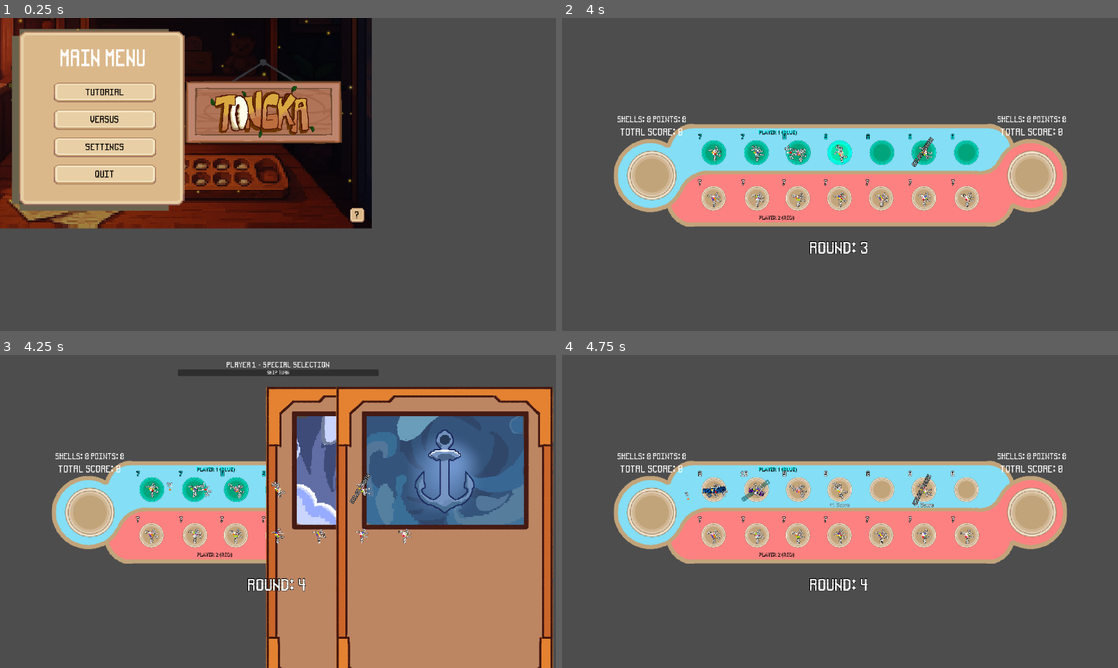
Above: before the commit, frames 1-4 (two rows, left to right).
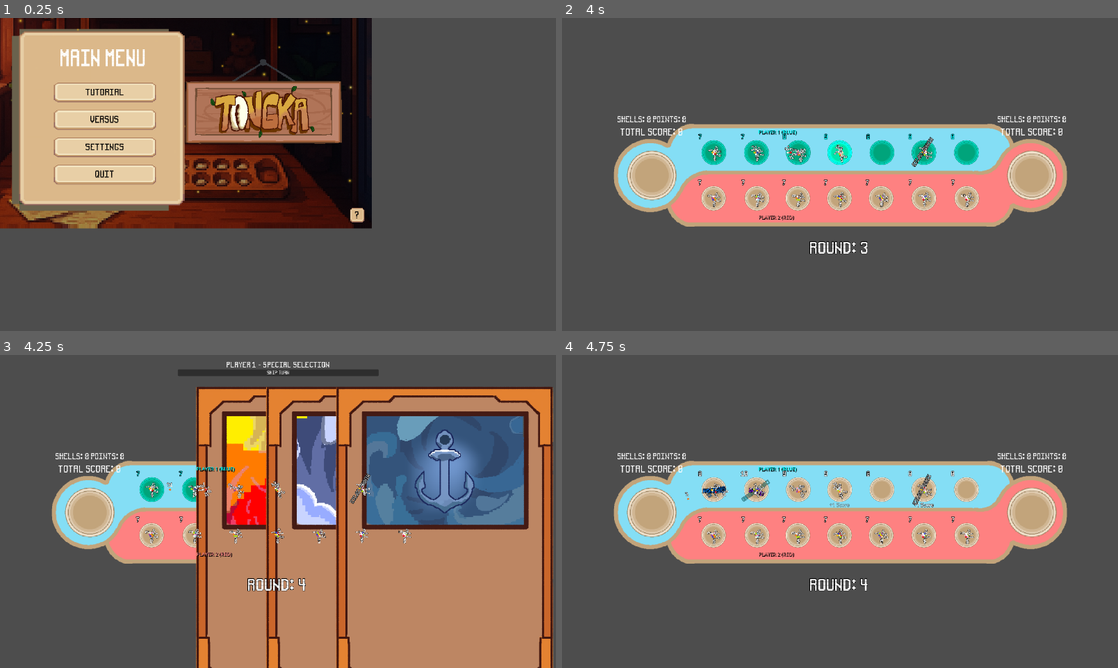
Above: after the commit, the same moments.

Repository: Hoplyman/GameHackathon-Achuuuspekoply
Game: Godot game, scene res://Main Menu/main_menu.tscn
Same seed, same stepped clock (60 frames per second), same inputs: the game is played once before the commit and once after it.
Inputs (mouse positions are in pixels of both pictures, inside the frame that each line leads up to):
- Up to frame 1 (0.25 s): no input
- Up to frame 2 (4 s): click "Versus" at 0.5 s; move the mouse to (967, 152) at 1.27 s; click (967, 152) at 1.42 s; move the mouse to (923, 152) at 2.02 s; click (923, 152) at 2.17 s; move the mouse to (884, 152) at 2.77 s; click (884, 152) at 2.92 s; move the mouse to (840, 152) at 3.52 s; click (840, 152) at 3.67 s
- Up to frame 3 (4.25 s): no input
- Up to frame 4 (4.75 s): click "Skip Turn" at 4.25 s

Frames 1-2 are identical in both runs. In frame 3, 11% of the frame differs, in the area x 35-56%, y 10-100%; in frame 4, nothing differs.

Commit message:
Add new pit and shell card assets, update paths
Added new PNG and import files for loot pit, random pit, void pit, and shell sprite sheet. Updated pit_card_paths in SpecialShellSelector.gd to reference the new asset locations instead of the old cards/pits directory.

Diff:
--- a/objects/SpecialShellSelector.gd
+++ b/objects/SpecialShellSelector.gd
@@ -40,13 +40,13 @@
 	2: "res://assets/Shell and pit cards/anchor shell.png",
 	3: "res://assets/Shell and pit cards/echo shell.png",
 	4: "res://assets/Shell and pit cards/spirit shell.png",
-	5: "res://cards/pits/loot_pit_card.png",
+	5: "res://assets/Shell and pit cards/loot pit.png",
 	6: "res://assets/Shell and pit cards/chain shell.png",
 	7: "res://assets/Shell and pit cards/golden shell.png",
 	8: "res://assets/Shell and pit cards/purify shell.png",
-	9: "res://cards/pits/void_pit_card.png",
+	9: "res://assets/Shell and pit cards/void pit.png",
 	10: "res://assets/Shell and pit cards/fire shell.png",
-	11: "res://cards/pits/random_pit_card.png"
+	11: "res://assets/Shell and pit cards/random pit.png"
 }
 
 var shell_types = {
Binary file added: assets/Shell and pit cards/loot pit.png
Not shown, added: assets/Shell and pit cards/loot pit.png.import
Binary file added: assets/Shell and pit cards/random pit.png
Not shown, added: assets/Shell and pit cards/random pit.png.import
Binary file added: assets/Shell and pit cards/void pit.png
Not shown, added: assets/Shell and pit cards/void pit.png.import
Binary file added: assets/Sprites/Sprite Sheet Shells.png
Not shown, added: assets/Sprites/Sprite Sheet Shells.png.import
